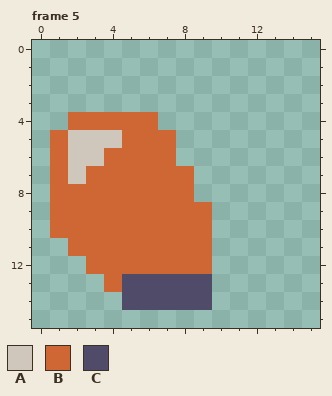
Pixel-art file: Sprites/InteractableObjectSprites/JumpPeg.aseprite. This is how it looked before the edit.
16x16 pixels, 5 frames. Colours within 5 levels of each other are drawn and written as one. Shown: frame 5. The commit also changed other frames, which this record leaves out.
Palette (. is transparent): A #cfc6bc  B #cf6735  C #504b68
Pixels before, frame 5, first column x 1:
 4 .BBBBB...
 5 BAAABBB..
 6 BAABBBB..
 7 BABBBBBB.
 8 BBBBBBBB.
 9 BBBBBBBBB
10 BBBBBBBBB
11 .BBBBBBBB
12 ..BBBBBBB
13 ...BCCCCC
14 ....CCCCC
New version:
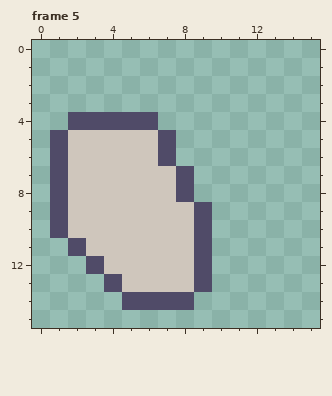
Change:
Changed rows in their new state; - is an unchanged pixel.
Frame 5:
first column x 1:
 4 -CCCCC---
 5 C---AAC--
 6 C--AAAC--
 7 C-AAAAAC-
 8 CAAAAAAC-
 9 CAAAAAAAC
10 CAAAAAAAC
11 -CAAAAAAC
12 --CAAAAAC
13 ---CAAAA-
14 --------.
Boxes around the changes in both pictures, in picture pixels (x1, y1, x2, y2):
changed: (50, 112, 212, 310)
